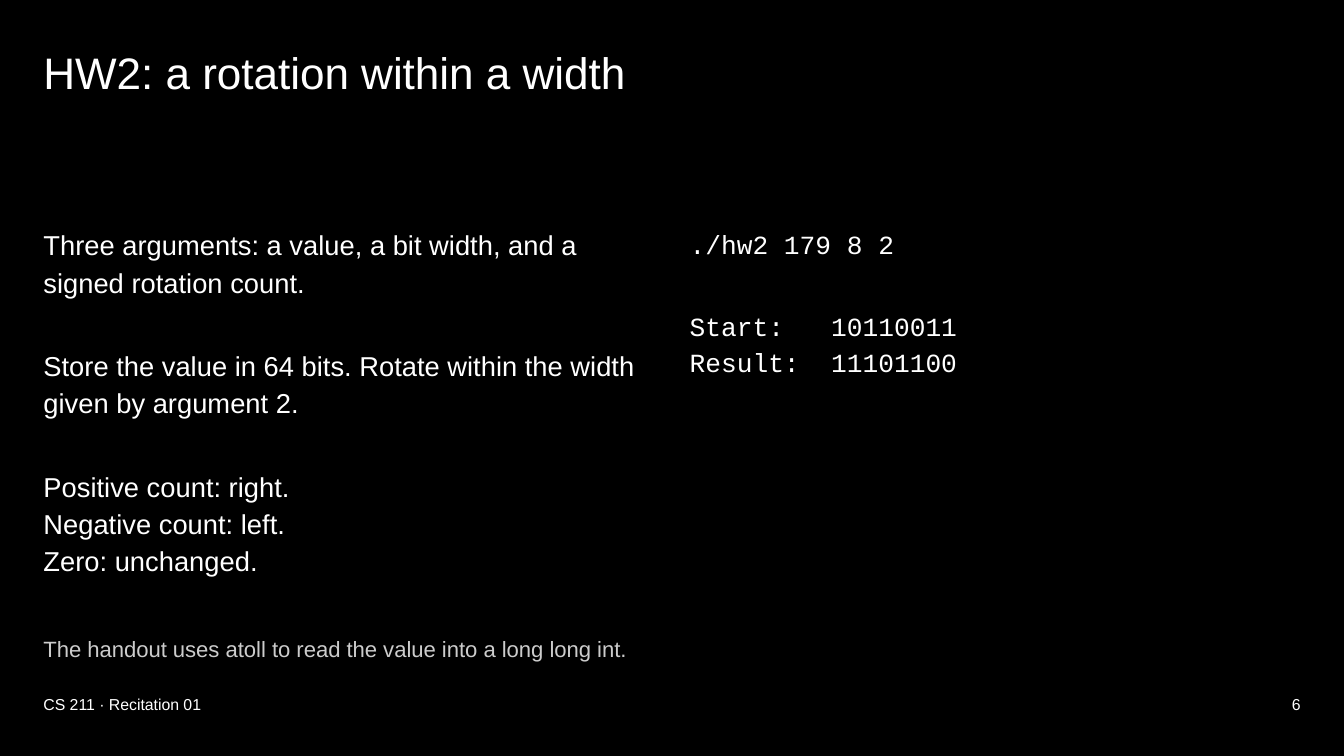
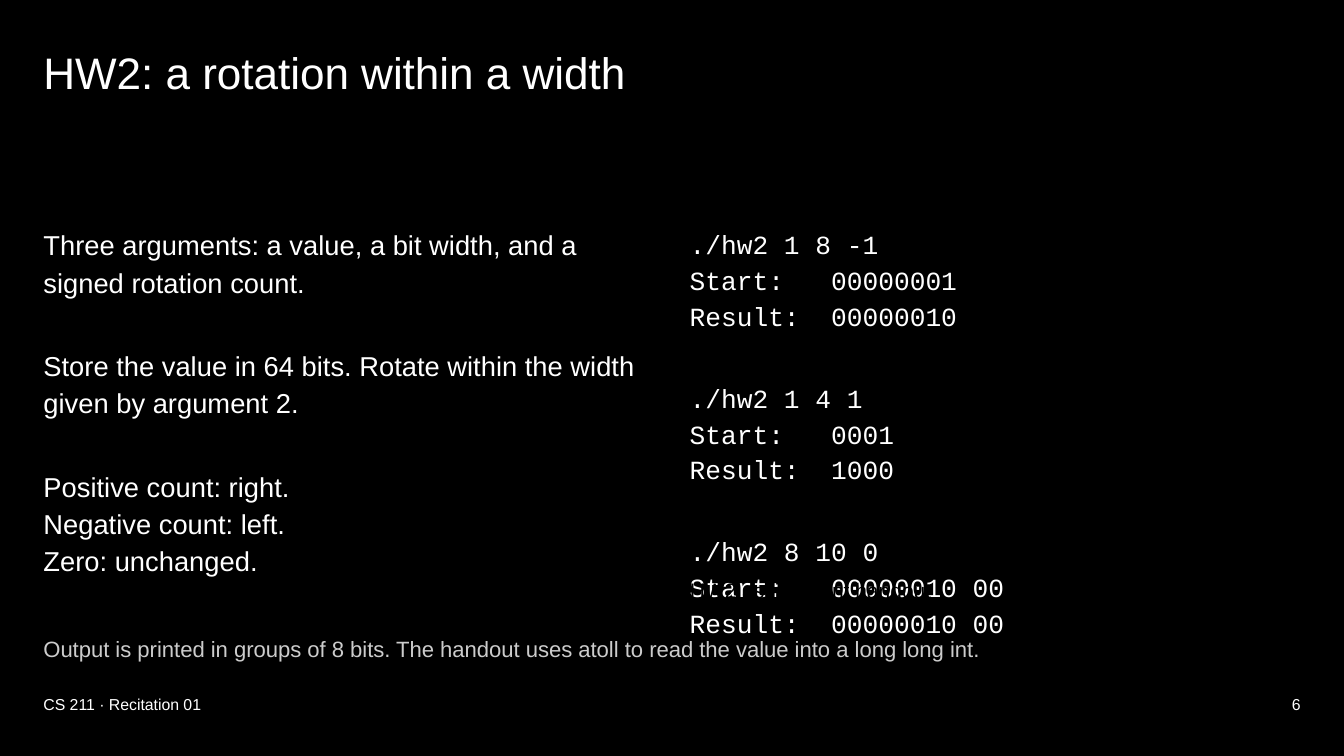
Before and after one commit to xsebby/portfolio, a slide deck: slide 6 of public/presentations/cs211-recitation-01.pptx. Drawn at 1344x756 pixels with LibreOffice and Linux fonts; fonts in the diff are those of the drawing. Boxes give left, top, right and bottom in pixels: in the first picture for what was removed or moved away, otherwise in the second. Text is boxed around its words. In the diff, an @@ line names an element or a change of style, - is before the commit and + after.

```diff
--- a/public/presentations/cs211-recitation-01.pptx
+++ b/public/presentations/cs211-recitation-01.pptx
@@ text at (690,236,1004,634): text changed @@
-./hw2 179 8 2
-Start: 10110011
-Result: 11101100
+./hw2 1 8 -1
+Start: 00000001
+Result: 00000010
+./hw2 1 4 1
+Start: 0001
+Result: 1000
+./hw2 8 10 0
+Start: 00000010 00
+Result: 00000010 00
@@ text added at (690,581,931,598), 15 pt, text #000000, underline @@
+HW2 assignment handout
@@ text at (43,641,979,662): text changed @@
-The handout uses atoll to read the value into a long long int.
+Output is printed in groups of 8 bits. The handout uses atoll to read the value into a long long int.
```
Also in this commit, not shown: 1 other slide changed, 1 other file.
